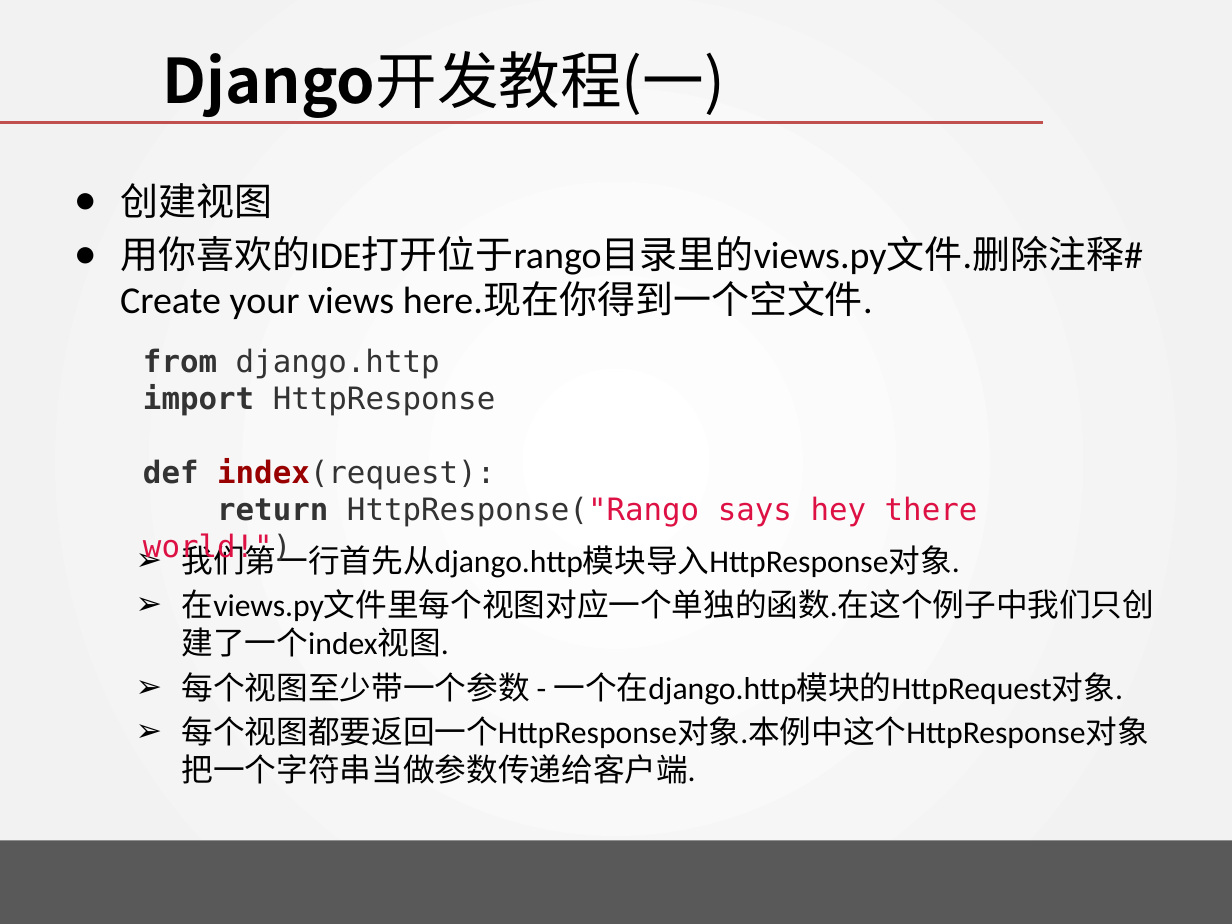
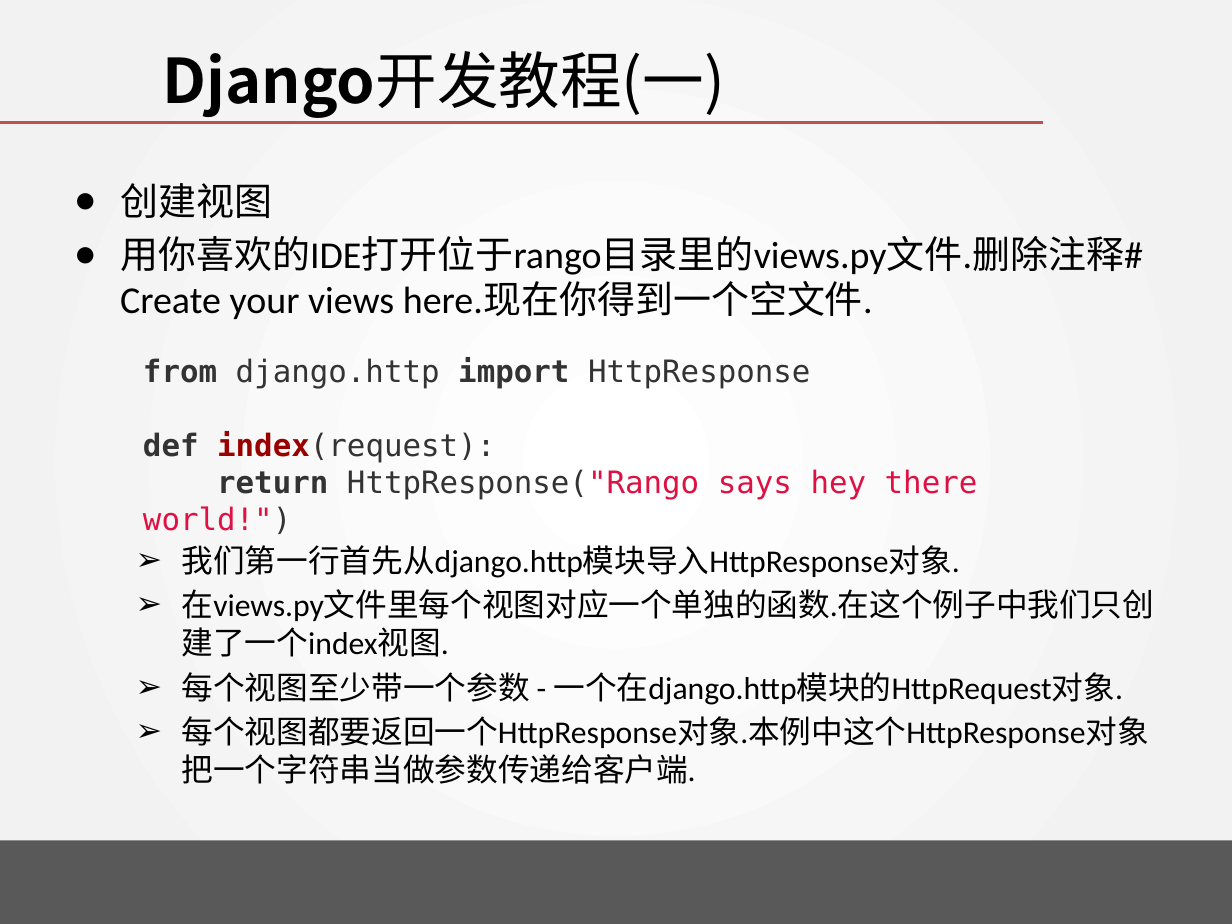
Before and after one commit to wangjin0818/Creative_Experiment, a slide deck: slide 46 of week 04/Tango with Django - I.pptx. Drawn at 1232x924 pixels with LibreOffice and Linux fonts; fonts in the diff are those of the drawing; background and template pictures are left out. Boxes give left, top, right and bottom in pixels: in the first picture for what was removed or moved away, otherwise in the second. Text is boxed around its words. In the diff, an @@ line names an element or a change of style, - is before the commit and + after.

```diff
--- a/week 04/Tango with Django - I.pptx
+++ b/week 04/Tango with Django - I.pptx
@@ text "from django.http import HttpResponse": place and size @@
-text "from django.http import HttpResponse" at [143,348,978,564]
+text "from django.http import HttpResponse" at [143,357,978,534]
@@ text at [143,357,810,389]: text changed @@
-from django.http
-import HttpResponse
+from django.http import HttpResponse
```
Also in this commit, not shown: 1 other slide changed, 17 slides added, 2 other files.
